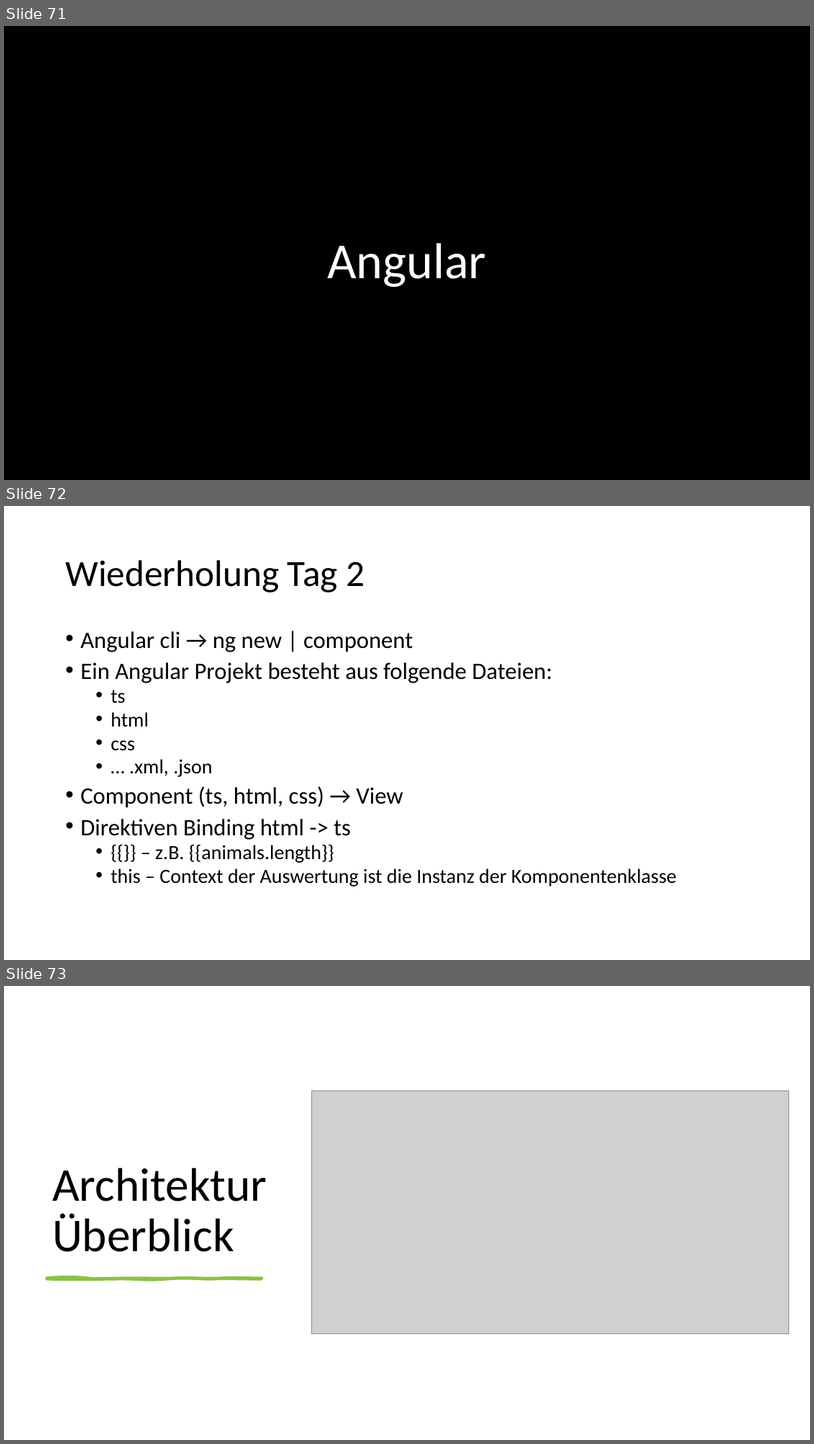
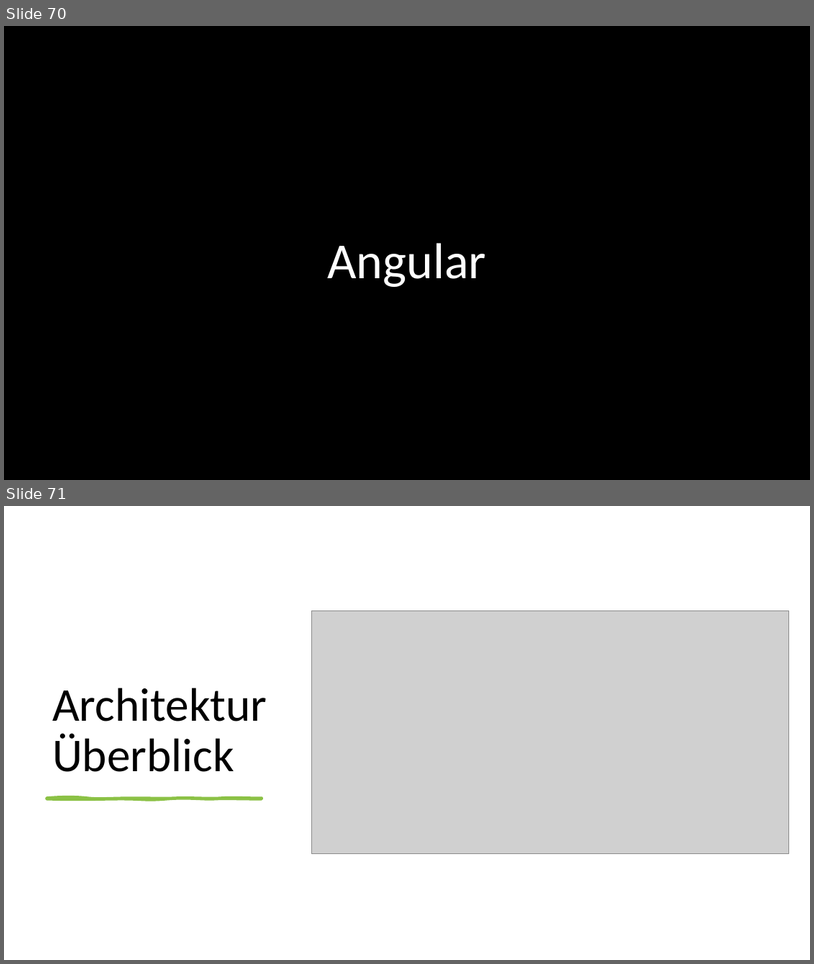
Before and after one commit to goetzingert/angular, a slide deck: presentation.pptx. Shown one above the other, each under a label of ours: slides 71, 72 and 73 before the commit, slides 70 and 71 after it. The pictures are 814x1444 and 814x964 pixels, drawn with LibreOffice and Linux fonts; fonts in the diff are those of the drawing; grey boxes stand for pictures; background and template pictures are left out. Boxes give left, top, right and bottom in pixels: in the first picture for what was removed or moved away, otherwise in the second. Text is boxed around its words. In the diff, an @@ line names an element or a change of style, - is before the commit and + after.

```diff
--- a/presentation.pptx
+++ b/presentation.pptx
@@ slide 72 removed at (4,506,810,960), background #FFFFFF @@
@@ title removed at (65,560,365,592) @@
-Wiederholung Tag 2
@@ text removed at (80,631,677,886) @@
-• Angular cli → ng new | component
-• Ein Angular Projekt besteht aus folgende Dateien:
-  • ts
-  • html
-  • css
-  • … .xml, .json
-• Component (ts, html, css) → View
-• Direktiven Binding html -> ts
-  • {{}} – z.B. {{animals.length}}
-  • this – Context der Auswertung ist die Instanz der Komponentenklasse
@@ what was slide 71 is now slide 70 @@
@@ what was slide 73 is now slide 71 @@
```
Also in this commit, not shown: 11 slides changed, 1 slide added, 1 other slide removed, 7 other files.
